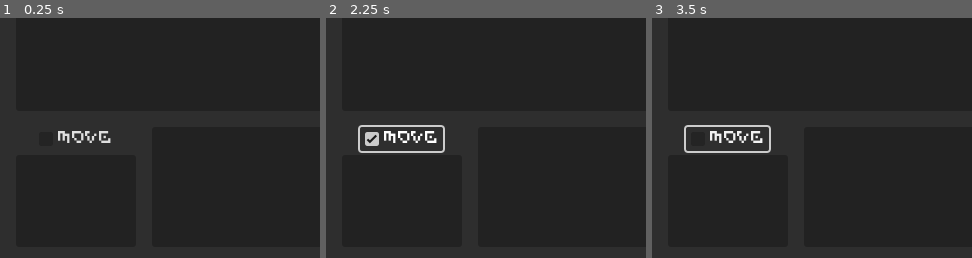
Above: before the commit, frames 1-3 (left to right).
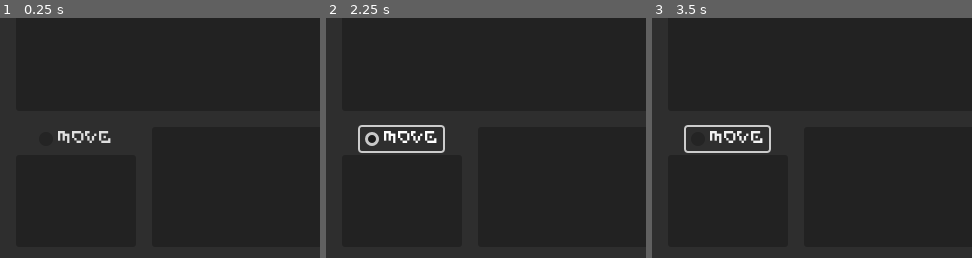
Above: after the commit, the same moments.

Repository: ViciousElia/escaping-ganymede
Game: Godot game, scene res://interfaces/screen_interface.tscn
Two runs of this game, one before a commit and one after it. Both use one fixed random seed, a clock stepped at 60 frames per second and the inputs below. The project has no main scene, so this scene is started directly.
Inputs (mouse positions are % of the whole screen's width and height, from its top left):
- Up to frame 1 (0.25 s): no input
- Up to frame 2 (2.25 s): click "Move" at 0.5 s; click "Move" at 1.25 s; click "Move" at 2 s
- Up to frame 3 (3.5 s): tap Enter at 2.75 s; move the mouse to (72, 45) at 2.77 s; click (72, 45) at 2.92 s
The pictures show only the part of the screen within x 0-50%, y 49-99%; the shares and areas given below are measured in that part.

The runs differ from the first frame. In frame 2, 0.1% of the frame differs, in the area x 12-17%, y 47-54%; in frame 3, less than 0.1%.

Commit message:
Udated nav map stuff. Abstract exit still needs a display component

Diff:
--- a/interfaces/abstract_exit.gd
+++ b/interfaces/abstract_exit.gd
@@ -1,5 +1,11 @@
 class_name AbstractExit
 extends Control
+## A node intended to represent an exit in an abstract way.
+##
+## Not intended to be used in isolation. Requires a resource to be defined as
+## the exit design (which I'll do later)
+##
+## @experimental: This class is missing vital pieces (the ones that make it display)
 
 ## Emitted when the node is initialised. Reports where the node should live
 ## inside its parent. The [signal NavigationMap.resized] action will handle this
@@ -21,7 +27,7 @@
 var exit_node : ExitsNode
 
 func _ready() : pass
-func _process(delta: float) : pass
+func _process(_delta: float) : pass
 
 ## To be called when node is created. If not, the node will not function
 ## correctly.
--- /dev/null
+++ b/interfaces/command_button_group.tres
@@ -0,0 +1,5 @@
+[gd_resource type="ButtonGroup" format=3 uid="uid://d12358eehbid3"]
+
+[resource]
+resource_name = "CommandButtonGroup"
+allow_unpress = true
--- a/interfaces/exits_node.gd
+++ b/interfaces/exits_node.gd
@@ -7,4 +7,4 @@
 @export var messages : Array[String]
 
 func _ready() : pass
-func _process(delta: float) : pass
+func _process(_delta: float) : pass
--- a/interfaces/navigation_map.gd
+++ b/interfaces/navigation_map.gd
@@ -1,23 +1,46 @@
 class_name NavigationMap
 extends VBoxContainer
+## Screen region that controls the in-game navigation map.
+##
+## Includes the move command, which enables the primary navigation method, and
+## an abstract minimap that serves as a way to navigate for both visible and
+## non-visible exits, so long as they are active.
 
+## Import of the [AbstractExit] class for use in
+## [method NavigationMap.rebuild_map]
 var abstr_ext = load("res://interfaces/abstract_exit.tscn")
 
+## Uniform exit size to be passed around as necessary. Used to assure that
+## [AbstractExit]s are positioned and sized correctly.
 const EXIT_SIZE = Vector2(16,16)
 
+## Emitted when an [AbstractExit] is clicked. Serves as a pass-through event
+## to allow [ScreenInterface] to handle the next steps. Passes whether
+## [member NavigationMap.MoveCommand] is pressed.
+signal exit_clicked(move_pressed : bool,exit_node : ExitsNode,abst_node : AbstractExit)
+
 func _ready() : pass
-func _process(delta: float) : pass
+func _process(_delta: float) : pass
 
+## To be called from [ScreenInterface] when a room loads. Removes old
+## [AbstractExit]s and re-initialises them to match the new room.
 func rebuild_map(exits : Control) :
 	for child in $AbstractMap.get_children() :
 		child.queue_free()
 	for child in exits.get_children() :
 		var newExit = abstr_ext.instantiate()
 		newExit.initialise(child)
-
+		newExit.custom_minimum_size = EXIT_SIZE
+		$AbstractMap.add_child(newExit)
+		newExit.connect("exit_clicked",pass_click)
 
 func _on_resized() -> void:
 	var refSize = $AbstractMap.size
 	for child in $AbstractMap.get_children() :
 		child.position.x = child.up_left.x * refSize.x - EXIT_SIZE.x
 		child.position.y = child.up_left.y * refSize.y - EXIT_SIZE.y
+
+## Pass-through method for clicked exits. Assigned from
+## [method NavigationMap.rebuild_map].
+func pass_click(exit_node : ExitsNode,abst_node : AbstractExit) :
+	exit_clicked.emit($MoveCommand.button_pressed,exit_node,abst_node)
--- a/interfaces/navigation_map.tscn
+++ b/interfaces/navigation_map.tscn
@@ -1,6 +1,7 @@
-[gd_scene load_steps=2 format=3 uid="uid://dkoobwcotbio2"]
+[gd_scene load_steps=3 format=3 uid="uid://dkoobwcotbio2"]
 
 [ext_resource type="Script" uid="uid://snd1ifmb4pyj" path="res://interfaces/navigation_map.gd" id="1_vptr8"]
+[ext_resource type="ButtonGroup" uid="uid://d12358eehbid3" path="res://interfaces/command_button_group.tres" id="2_ifxya"]
 
 [node name="NavigationMap" type="VBoxContainer"]
 anchors_preset = 15
@@ -12,9 +13,10 @@
 size_flags_vertical = 3
 script = ExtResource("1_vptr8")
 
-[node name="CheckBox" type="CheckBox" parent="."]
+[node name="MoveCommand" type="CheckBox" parent="."]
 layout_mode = 2
 size_flags_horizontal = 4
+button_group = ExtResource("2_ifxya")
 text = "Move"
 
 [node name="AbstractMap" type="PanelContainer" parent="."]
